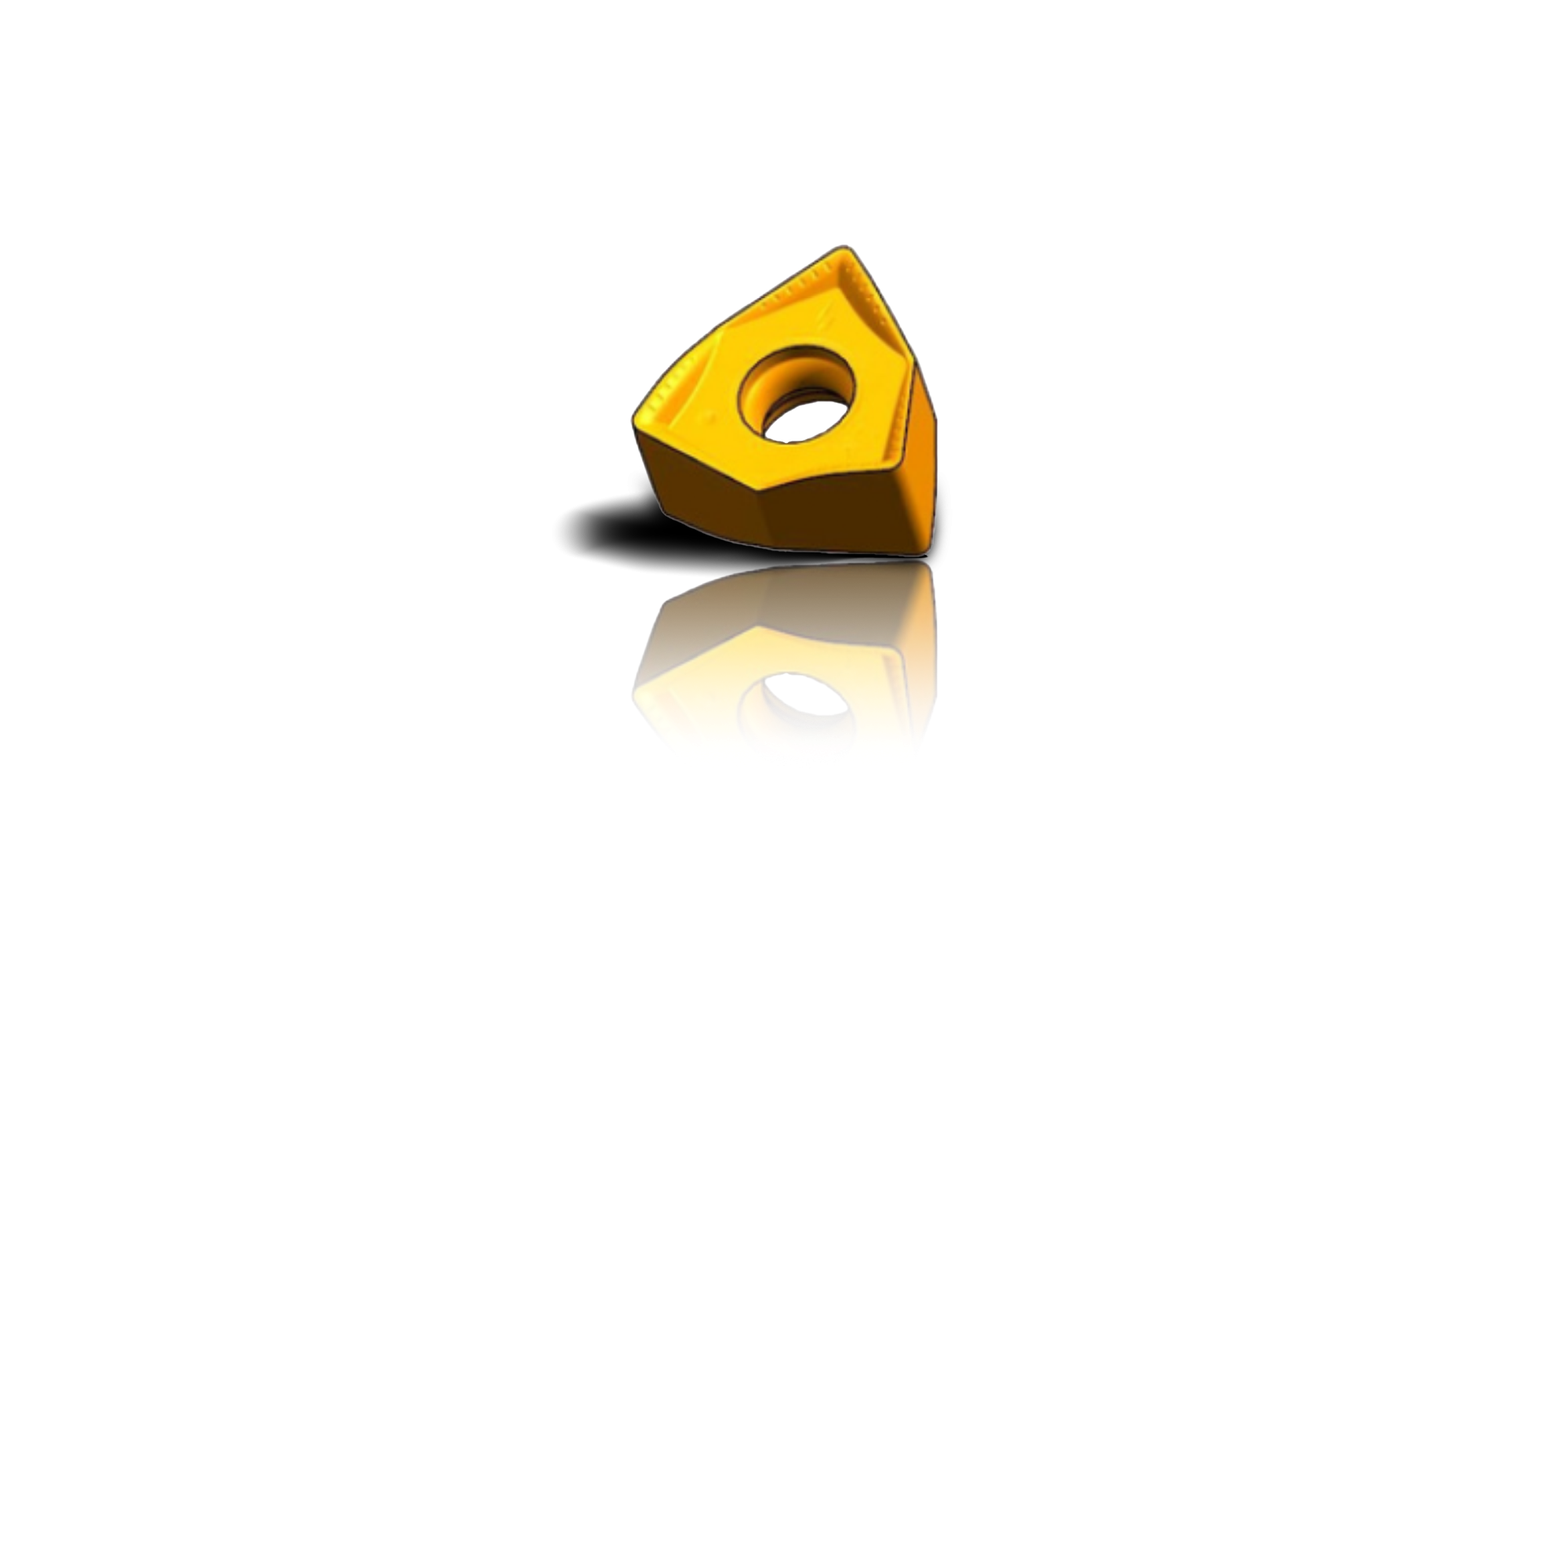
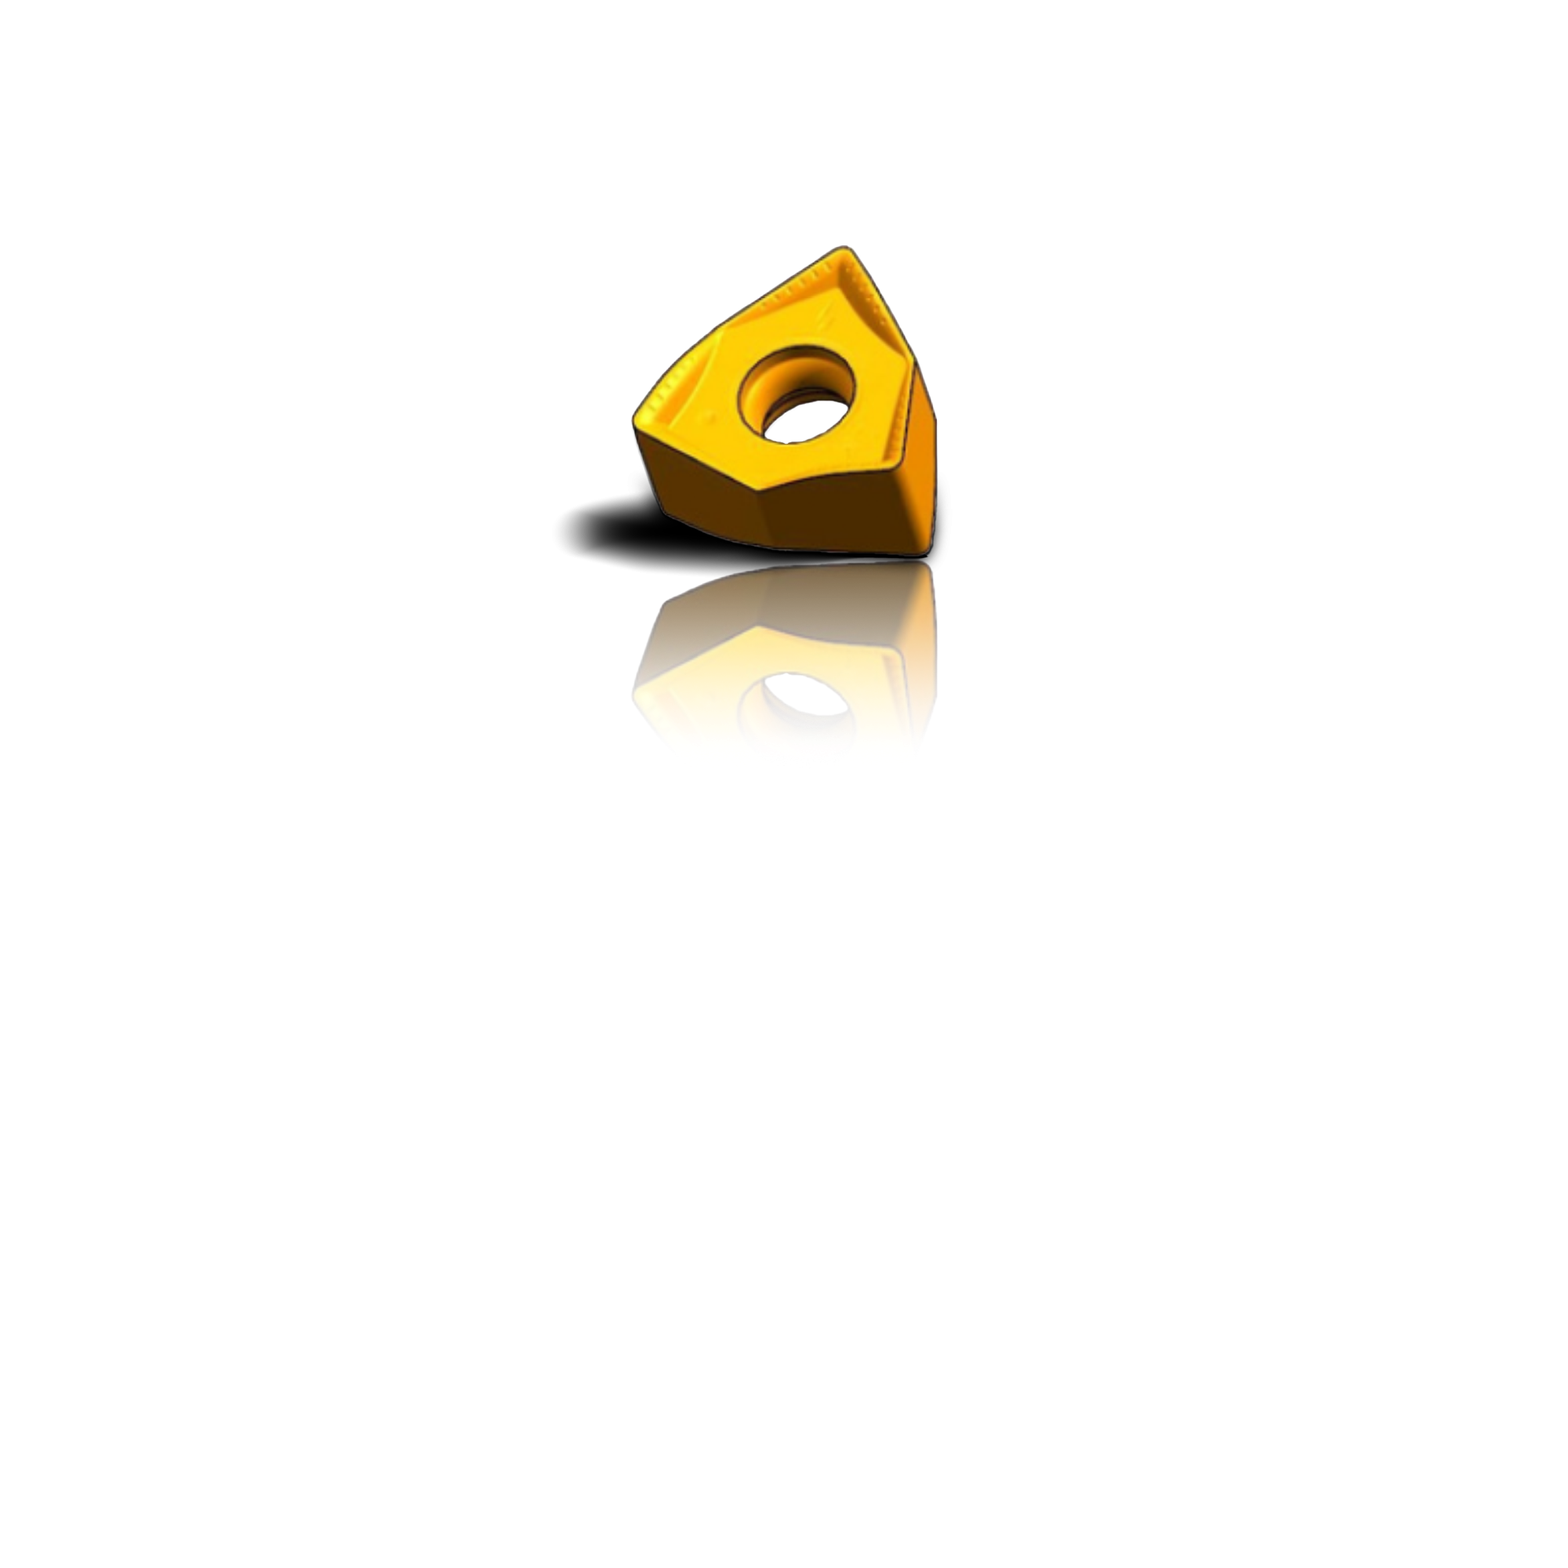
Two versions of the same layered image (w=1568, h=1568). Layer-by-layer changes:
painted on "insert-fm904 copy" over [629, 243, 939, 560]
added layer "Layer 4" in group "insert-fm904" over [630, 244, 938, 558]
"Layer 2": opacity 100% → 50%, painted on it, masked it over [629, 243, 939, 560]